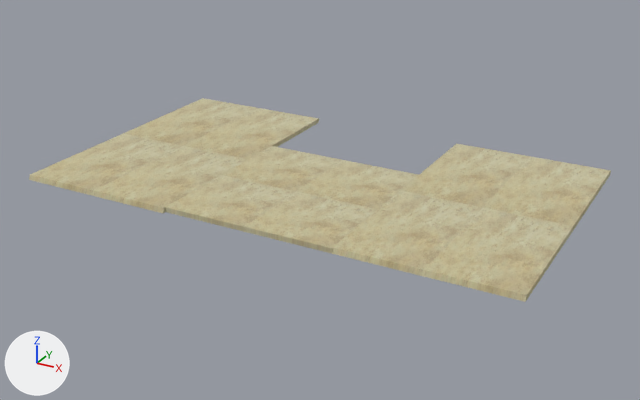
One commit to the OBJ model ProyectoFinal/Models/ProyectoFinal/Piso.obj: the scene before it, then after it.
Both versions are drawn from a 50 mm camera at (18.9, -31.5, 15.9) aimed at (0.2, 2.6, -1.1). Lighting does not change. The marker at lower left points along +X, +Y and +Z. Where no turn or scale is listed for an object, it has been applied to the vertices.

The first picture shows 'Piso'.
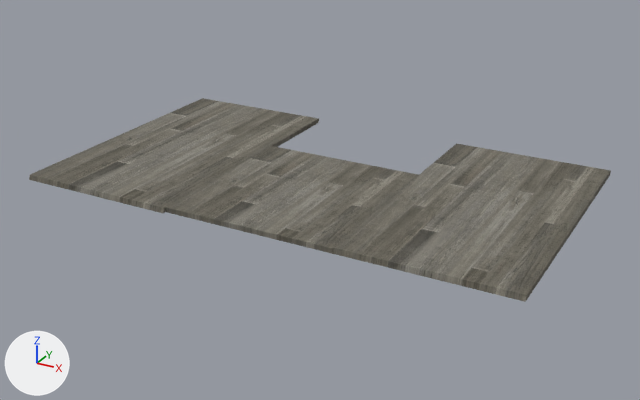
The change, as a diff of the scene's bpy script:
```diff
--- a/ProyectoFinal/Models/ProyectoFinal/Piso.obj.py
+++ b/ProyectoFinal/Models/ProyectoFinal/Piso.obj.py
@@ img_piso_final_jpg @@
+img_piso_final_jpg = load_image('Piso_Final.jpg', 'Piso_Final.jpg', 550, 550, 'sRGB')
@@ mat_lambert9sg @@
 mat_lambert9sg = principled_material('lambert9SG')
-mat_lambert9sg.texture = img_piso_jpg
+mat_lambert9sg.texture = img_piso_final_jpg
 mat_lambert9sg.roughness = 1.0
```

Changed parts and their boxes (x1, y1, x2, y2) in the pictures (640 x 400 px):
'Piso', surface changed (beige to grey)
    both: (29, 98, 611, 302)
